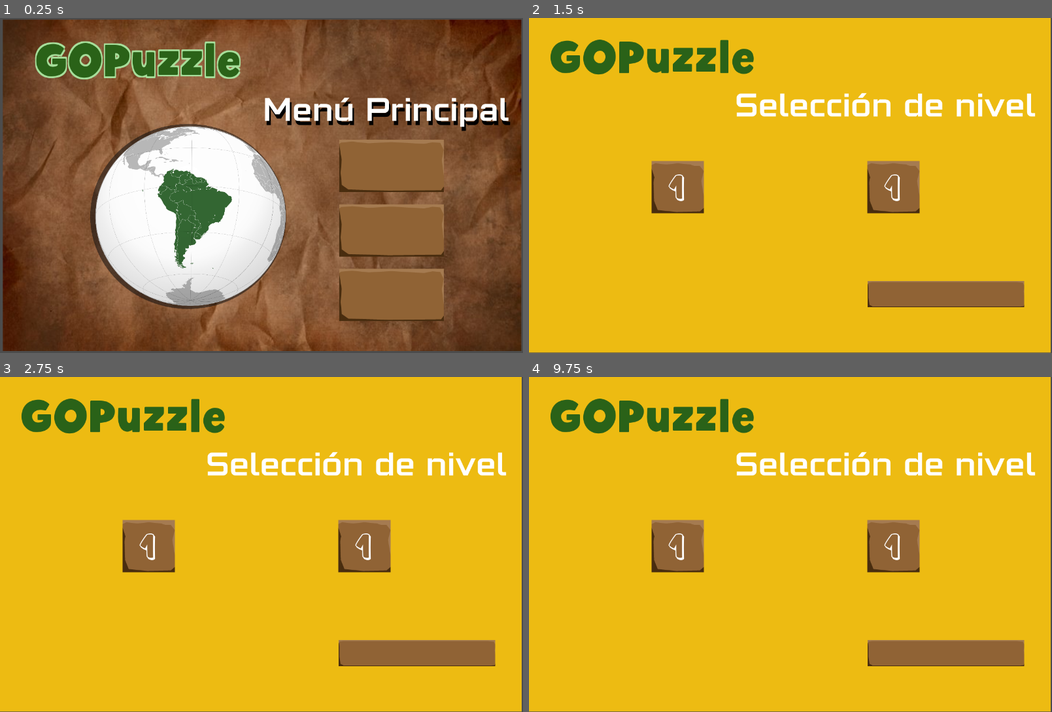
Above: before the commit, frames 1-4 (two rows, left to right).
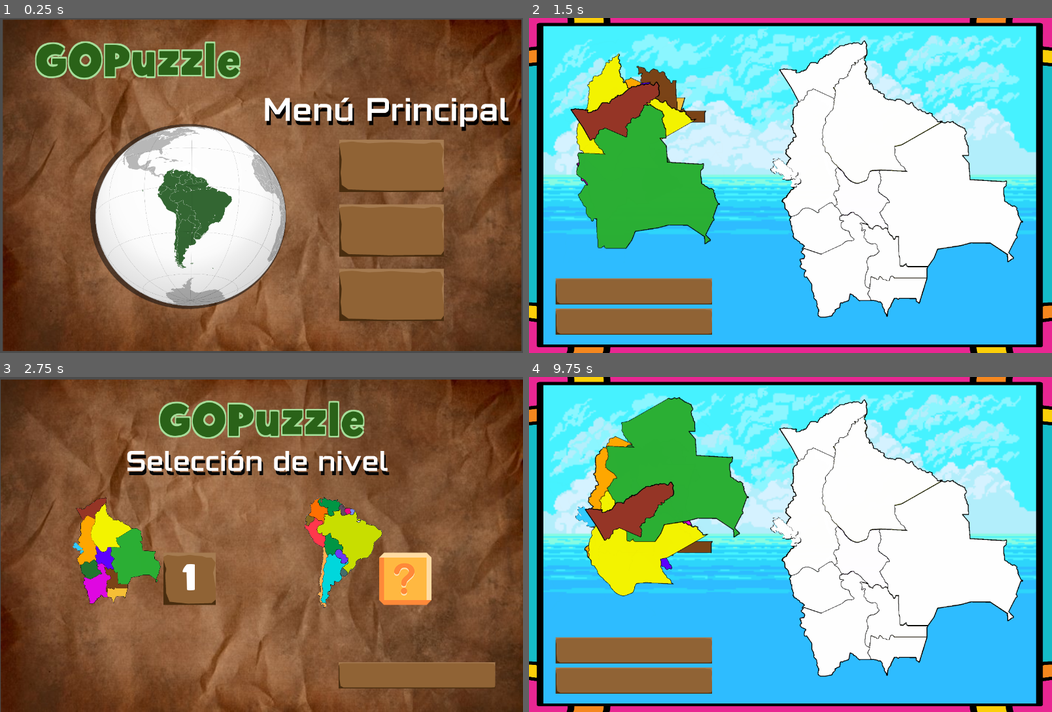
Above: after the commit, the same moments.

Repository: RyuYii/INF-281_Proyecto1
Game: Godot game, scene res://Menus/MainMenu.tscn
The game is run twice, just before and just after one commit, with the same random seed, the same clock (stepped at 60 frames per second) and the same inputs.
Inputs (mouse positions are in pixels of both pictures, inside the frame that each line leads up to):
- Up to frame 1 (0.25 s): no input
- Up to frame 2 (1.5 s): click "Jugar" at 0.5 s; click "1" at 1.25 s
- Up to frame 3 (2.75 s): click (104, 651) at 2 s, where only the run after the commit has a clickable "Volver a Selección de nivel"
- Up to frame 4 (9.75 s): click "1" at 2.75 s; click "Volver al Menú Principal" at 3.5 s; click "Jugar" at 4.25 s; click "Volver al Menú Principal" at 5 s; click "Créditos" at 5.75 s; click "Volver al Menú Principal" at 6.5 s; click "Créditos" at 7.25 s; click "Volver al Menú Principal" at 8 s; click "Jugar" at 8.75 s; click "1" at 9.5 s

The runs differ from the first frame. In frame 2, 99% of the frame differs, in the area x 0-100%, y 0-100%; in frame 3, 97%; in frame 4, 99%.
Error before the commit: Parse Error: The identifier "Global" isn't declared in the current scope. (res://Menus/Nivel_1.gd:10)

Commit message:
Cambios es los audios (desactivando loop), ortografía, seleccion de niveles

Diff:
--- a/Code/Level1.gd
+++ /dev/null
@@ -1,7 +0,0 @@
-extends Node2D
-
-export var level_int = 1
-
-func _ready():
-	if level_int >=Global.current_level:
-		Global.current_level += 1
--- a/Code/Menus/MainMenu.gd
+++ b/Code/Menus/MainMenu.gd
@@ -8,7 +8,9 @@
 
 # Called when the node enters the scene tree for the first time.
 func _ready():
-	pass # Replace with function body.
+	#Le agregamos musica al Menú Principal
+	SonidoM.get_node("MusicM").stream = load("res://src/Audios_Menu/musica _del_menu.ogg")
+	SonidoM.get_node("MusicM").play()
 
 
 # Called every frame. 'delta' is the elapsed time since the previous frame.
--- a/Code/Menus/MainMenu.tscn
+++ b/Code/Menus/MainMenu.tscn
@@ -128,7 +128,6 @@
 margin_right = 1697.46
 margin_bottom = 297.13
 custom_fonts/font = SubResource( 4 )
-custom_colors/font_color = Color( 1, 1, 0.996078, 1 )
 custom_colors/font_color_shadow = Color( 0, 0, 0, 1 )
 custom_constants/shadow_offset_x = 4
 custom_constants/shadow_offset_y = 10
--- a/Code/Menus/Nivel_1.tscn
+++ b/Code/Menus/Nivel_1.tscn
@@ -2,7 +2,7 @@
 
 [ext_resource path="res://GUI/block_UI_blank@2x.png" type="Texture" id=1]
 [ext_resource path="res://GUI/desbloqueado.png" type="Texture" id=2]
-[ext_resource path="res://src/fonts/Professor Marbles 1_PersonalUseOnly.ttf" type="DynamicFontData" id=3]
+[ext_resource path="res://src/fonts/Kid Games.ttf" type="DynamicFontData" id=3]
 [ext_resource path="res://Menus/Nivel_1.gd" type="Script" id=4]
 
 [sub_resource type="DynamicFont" id=1]
--- a/Code/Menus/Seleccion_nivel.tscn
+++ b/Code/Menus/Seleccion_nivel.tscn
@@ -1,44 +1,43 @@
 [gd_scene load_steps=12 format=2]
 
 [ext_resource path="res://Menus/Nivel_1.tscn" type="PackedScene" id=1]
-[ext_resource path="res://src/fonts/Hamberger-Bold.ttf" type="DynamicFontData" id=2]
+[ext_resource path="res://Menus/logo.tscn" type="PackedScene" id=2]
 [ext_resource path="res://src/fonts/Armstrong.otf" type="DynamicFontData" id=3]
 [ext_resource path="res://src/fonts/Balbaleo.otf" type="DynamicFontData" id=4]
+[ext_resource path="res://src/img/fondo menu.jpg" type="Texture" id=5]
 [ext_resource path="res://Menus/Seleccion_nivel.gd" type="Script" id=6]
 [ext_resource path="res://GUI/block_UI_six.png" type="Texture" id=7]
-[ext_resource path="res://GUI/mapa_sud.png" type="Texture" id=8]
-[ext_resource path="res://GUI/map-bolivia.png" type="Texture" id=10]
+[ext_resource path="res://src/img/fondo.png" type="Texture" id=8]
+[ext_resource path="res://src/img/Image2/fondo.png" type="Texture" id=9]
 
-[sub_resource type="DynamicFont" id=2]
-size = 80
+[sub_resource type="DynamicFont" id=1]
+size = 70
 font_data = ExtResource( 3 )
 
 [sub_resource type="DynamicFont" id=3]
-size = 120
-font_data = ExtResource( 2 )
-
-[sub_resource type="DynamicFont" id=4]
 size = 30
 font_data = ExtResource( 4 )
 
 [node name="Seleccion_nivel" type="CanvasLayer"]
 script = ExtResource( 6 )
 
-[node name="ColorRect" type="ColorRect" parent="."]
-margin_right = 1277.0
-margin_bottom = 819.0
-color = Color( 0.933333, 0.737255, 0.0745098, 1 )
-__meta__ = {
-"_edit_use_anchors_": false
-}
+[node name="fondo menu" type="Sprite" parent="."]
+position = Vector2( 641.689, 412.696 )
+scale = Vector2( 1.80124, 1.8326 )
+texture = ExtResource( 5 )
+
+[node name="Bolivia" type="Sprite" parent="."]
+position = Vector2( 292.335, 422.423 )
+scale = Vector2( 0.245541, 0.270494 )
+texture = ExtResource( 8 )
 
 [node name="GridContainer2" type="GridContainer" parent="."]
-margin_left = 300.0
-margin_top = 350.0
-margin_right = 1500.0
-margin_bottom = 1147.0
+margin_left = 400.0
+margin_top = 430.0
+margin_right = 1600.0
+margin_bottom = 1227.0
 custom_constants/hseparation = 400
-columns = 4
+columns = 2
 __meta__ = {
 "_edit_use_anchors_": false
 }
@@ -53,34 +52,26 @@
 level_proyect_dir = "res://scenes/Mesa2.tscn"
 
 [node name="Titulo" type="Label" parent="."]
-margin_left = 412.703
-margin_top = 181.169
-margin_right = 1332.7
-margin_bottom = 286.169
-custom_fonts/font = SubResource( 2 )
+margin_left = 168.619
+margin_top = 177.219
+margin_right = 1088.62
+margin_bottom = 282.219
+custom_fonts/font = SubResource( 1 )
+custom_colors/font_color = Color( 1, 0.996078, 0.996078, 1 )
+custom_colors/font_color_shadow = Color( 0.0313726, 0.0313726, 0.0313726, 1 )
+custom_constants/shadow_offset_x = 4
+custom_constants/shadow_offset_y = 10
 text = "Selección de nivel"
 align = 1
 __meta__ = {
 "_edit_use_anchors_": false
 }
 
-[node name="logo" type="Label" parent="."]
-margin_left = 48.9921
-margin_top = 49.7225
-margin_right = 553.992
-margin_bottom = 170.722
-custom_fonts/font = SubResource( 3 )
-custom_colors/font_color = Color( 0.168627, 0.388235, 0.0980392, 1 )
-text = "GOPuzzle"
-__meta__ = {
-"_edit_use_anchors_": false
-}
-
 [node name="TextureButton" type="TextureButton" parent="."]
 margin_left = 828.397
-margin_top = 644.114
+margin_top = 698.086
 margin_right = 1596.4
-margin_bottom = 844.114
+margin_bottom = 898.086
 texture_normal = ExtResource( 7 )
 __meta__ = {
 "_edit_use_anchors_": false
@@ -100,14 +91,14 @@
 "_edit_use_anchors_": false
 }
 
-[node name="map-bolivia" type="Sprite" parent="."]
-visible = false
-position = Vector2( 218.412, 451.171 )
-scale = Vector2( 1.28583, 1.29966 )
-texture = ExtResource( 10 )
+[node name="LogoContainer" parent="." instance=ExtResource( 2 )]
+margin_left = -373.477
+margin_top = 2.99662
+margin_right = 374.523
+margin_bottom = 235.997
 
-[node name="mapa_sud" type="Sprite" parent="."]
-visible = false
-position = Vector2( 627.45, 394.236 )
-texture = ExtResource( 8 )
+[node name="fondo" type="Sprite" parent="."]
+position = Vector2( 833.239, 424.439 )
+scale = Vector2( 0.364059, 0.397194 )
+texture = ExtResource( 9 )
 [connection signal="pressed" from="TextureButton" to="." method="_on_TextureButton_pressed"]
--- a/Code/default_bus_layout.tres
+++ /dev/null
@@ -1,21 +0,0 @@
-[gd_resource type="AudioBusLayout" format=2]
-
-[resource]
-bus/1/name = "audio_menu"
-bus/1/solo = false
-bus/1/mute = false
-bus/1/bypass_fx = false
-bus/1/volume_db = 0.464998
-bus/1/send = "Master"
-bus/2/name = "audios_B"
-bus/2/solo = false
-bus/2/mute = false
-bus/2/bypass_fx = false
-bus/2/volume_db = 0.0
-bus/2/send = "Master"
-bus/3/name = "audios_S"
-bus/3/solo = false
-bus/3/mute = false
-bus/3/bypass_fx = false
-bus/3/volume_db = 0.0
-bus/3/send = "Master"
--- a/Code/default_env.tres
+++ /dev/null
@@ -1,7 +0,0 @@
-[gd_resource type="Environment" load_steps=2 format=2]
-
-[sub_resource type="ProceduralSky" id=1]
-
-[resource]
-background_mode = 2
-background_sky = SubResource( 1 )
--- a/Code/project.godot
+++ b/Code/project.godot
@@ -19,6 +19,15 @@
 run/main_scene="res://Menus/MainMenu.tscn"
 config/icon="res://icon.png"
 
+[audio]
+
+default_bus_layout=""
+
+[autoload]
+
+Global="*res://Singleton/Global.gd"
+SonidoM="*res://Singleton/SonidoM.tscn"
+
 [display]
 
 window/size/width=1280
@@ -28,4 +37,3 @@
 
 vram_compression/import_etc=true
 vram_compression/import_etc2=false
-environment/default_environment="res://default_env.tres"
--- a/Code/scenes/Dialog_box.tscn
+++ b/Code/scenes/Dialog_box.tscn
@@ -52,10 +52,10 @@
 [node name="Dialog_box" type="Control"]
 anchor_right = 1.0
 anchor_bottom = 1.0
-margin_left = -0.529724
-margin_top = -0.529732
-margin_right = -0.529785
-margin_bottom = -0.529724
+margin_left = 3.67194
+margin_top = 0.325417
+margin_right = 3.67188
+margin_bottom = 0.325439
 script = ExtResource( 2 )
 __meta__ = {
 "_edit_use_anchors_": false
--- a/Code/scenes/Imagen.tscn
+++ b/Code/scenes/Imagen.tscn
@@ -121,7 +121,4 @@
 
 [node name="Timer" type="Timer" parent="."]
 one_shot = true
-
-[node name="LP_Cur1" type="AudioStreamPlayer" parent="."]
-bus = "audios_B"
 [connection signal="timeout" from="Timer" to="." method="_on_Timer_timeout"]
--- a/Code/scenes/Mesa.tscn
+++ b/Code/scenes/Mesa.tscn
@@ -24,27 +24,27 @@
 texture = ExtResource( 3 )
 
 [node name="back" type="Sprite" parent="Sprite"]
-position = Vector2( -4.97089, -3.05701 )
-scale = Vector2( 5.91213, 12.5623 )
+position = Vector2( -6.19762, 1.28877 )
+scale = Vector2( 5.91852, 12.6178 )
 texture = ExtResource( 6 )
 
 [node name="Imagen" parent="." instance=ExtResource( 1 )]
 position = Vector2( 469.069, 30.7989 )
 
 [node name="Area" type="Control" parent="."]
-margin_left = 258.194
-margin_top = 276.788
-margin_right = 403.194
-margin_bottom = 556.788
+margin_left = 220.818
+margin_top = 194.028
+margin_right = 365.818
+margin_bottom = 474.028
 __meta__ = {
 "_edit_use_anchors_": false
 }
 
 [node name="VBoxContainer" type="VBoxContainer" parent="."]
-margin_left = 855.0
-margin_top = 36.3376
-margin_right = 1239.0
-margin_bottom = 174.338
+margin_left = 63.7695
+margin_top = 637.409
+margin_right = 447.77
+margin_bottom = 775.409
 custom_constants/separation = 10
 __meta__ = {
 "_edit_use_anchors_": false
@@ -87,5 +87,8 @@
 __meta__ = {
 "_edit_use_anchors_": false
 }
+
+[node name="Aplausos" type="AudioStreamPlayer" parent="."]
+bus = "SFX"
 [connection signal="pressed" from="VBoxContainer/Volver_Selec_Nivel" to="." method="_on_Volver_Selec_Nivel_pressed"]
 [connection signal="pressed" from="VBoxContainer/Volver_Menu" to="." method="_on_Volver_Menu_pressed"]
--- a/Code/scenes/Mesa2.tscn
+++ b/Code/scenes/Mesa2.tscn
@@ -24,27 +24,27 @@
 texture = ExtResource( 2 )
 
 [node name="back" type="Sprite" parent="."]
-position = Vector2( 641.211, 410.696 )
-scale = Vector2( 3.1135, 3.13574 )
+position = Vector2( 641.211, 409.361 )
+scale = Vector2( 3.1135, 3.12462 )
 texture = ExtResource( 6 )
 
 [node name="Imagen2" parent="." instance=ExtResource( 1 )]
 position = Vector2( 510.242, 5.90418 )
 
 [node name="Area" type="Control" parent="."]
-margin_left = 290.535
-margin_top = 297.841
-margin_right = 377.535
-margin_bottom = 503.841
+margin_left = 279.31
+margin_top = 196.819
+margin_right = 366.31
+margin_bottom = 402.819
 __meta__ = {
 "_edit_use_anchors_": false
 }
 
 [node name="VBoxContainer" type="VBoxContainer" parent="."]
-margin_left = 90.7691
-margin_top = 608.687
-margin_right = 474.769
-margin_bottom = 740.687
+margin_left = 66.0749
+margin_top = 628.891
+margin_right = 450.075
+margin_bottom = 760.891
 __meta__ = {
 "_edit_use_anchors_": false
 }
--- a/Code/scripts/Imagen.gd
+++ b/Code/scripts/Imagen.gd
@@ -57,10 +57,10 @@
 		}
 		},
 	'3': {
-		'titulo': 'Potosi',
+		'titulo': 'Potosí',
 		'datos': [
 			['El salar de Uyuni es el mayor desierto de sal continuo y alto del mundo, con una superficie de 10.582 km².​ Está situado a unos 3.650 msnm en el suroeste de Bolivia, en la provincia de Daniel Campos, en el departamento de Potosí, dentro de la región altiplánica de la cordillera de los Andes.',
-				"res://src/img/data/nivel1/PT1.png"],
+				"res://src/img/data/nivel1/PT4.png"],
 			['La casa de la moneda. Es una entidad cultural del Estado, que tiene por finalidad rescatar, proteger, custodiar, c …(190 unchanged characters)…
 				"res://src/img/data/nivel1/PT2.png"]
 				],
@@ -111,12 +111,12 @@
 	'5': {
 		'titulo': 'Chuquisaca',
 		'datos': [
-			['El Pujllay es una danza típica del departamento de Chuq …(188 unchanged characters)… undidad, esta celebración se realiza en Febrero o Marzo, y se caracteriza por su música y vestimenta típica correspondiente a la región Yamparaez.',
+			['El Pujllay es una danza típica del departamento de Chuq …(188 unchanged characters)… undidad, esta celebración se realiza en febrero o marzo, y se caracteriza por su música y vestimenta típica correspondiente a la región Yamparáez.',
 				"res://src/img/data/nivel1/CH1.png"],
 			['El área que envuelve a Sucre es de gran importancia paleontológica. A sólo 5.5 km de la localidad de Chuquisaca se halla Cal Orcko, uno de los descubrimientos paleolíticos más significativos del mundo.',
 				"res://src/img/data/nivel1/CH2.png"]
 				],
-		'preguntas':['Danza tipica del departamento de Chuquisaca',
+		'preguntas':['Danza típica del departamento de Chuquisaca',
 			'¿En qué departamento se encuentra el Área de gran importancia paleontológica ‘Cal Orcko’?'],
 		'imagenes':[
 			[	"res://src/img/data/nivel1/1er_NIVEL_Eval/CH_danza1_1.png",
@@ -215,7 +215,7 @@
 	'9': {
 		'titulo': 'Pando',
 		'datos': [
-			['La bandera del departamento de Pando es bicolor con dos franjas del mismo en la parte superior es blanco y en la inferior es verde esmeralda.',
+			['La bandera del departamento de Pando es bicolor con dos franjas del mismo, en la parte superior es blanco y en la inferior es verde esmeralda.',
 				"res://src/img/data/nivel1/PD1.png"],
 			['El monumento a los Héroes de Bahía de Tres Cabezas se encuentra en la capital de Pando, Cobija. Este monumento hac …(192 unchanged characters)…
 				"res://src/img/data/nivel1/PD2.png"]
@@ -280,8 +280,9 @@
 	var derecha_abajo = Vector2(col_pos_ini.x, col_pos_ini.y)
 
 	#Le agregamos musica al nivel
-	SonidoM.get_node("MusicM").stream = load("res://src/Audios/sonido_ambiente_de_los_niveles.ogg")
+	SonidoM.get_node("MusicM").stream = load("res://src/Audios_Menu/sonido_ambiente_de_los_niveles.ogg")
 	SonidoM.get_node("MusicM").play()
+
 
 	# warning-ignore:unused_variable
 	for i in range(0, piezas.x * piezas.y):
@@ -387,12 +388,20 @@
 	var test = preload("res://scenes/evaluacion/Resultado.tscn").instance()
 	if opcion == elemento:
 		print('correcto')
+		#sonido bien
+		SonidoM.get_node("MusicM").stream = load("res://src/Audios_Menu/correcto.ogg")
+		SonidoM.get_node("MusicM").play()
+
 		get_parent().add_child(test)
 		nota_nivel+=1
 		#var lugar = Vector2(640,410)
 		#test.set_global_position(lugar)
 	else:
 		print('incorrecto')
+		#sonido incorrecto
+		SonidoM.get_node("MusicM").stream = load("res://src/Audios_Menu/error.ogg")
+		SonidoM.get_node("MusicM").play()
+
 		test.get_node("Sprite").texture = load("res://src/img/evaluacion/mal.png")
 		get_parent().add_child(test)
 		#var lugar = Vector2(640,410)
--- a/Code/scripts/Imagen2.gd
+++ b/Code/scripts/Imagen2.gd
@@ -7,12 +7,12 @@
 	'1': {
 		'titulo': 'Guayana Francesa',
 		'datos': [
-			['Las playas, No esperes playas de arena blanca y aguas turquesas en la Guayana francesa; sino, más bien, playas de arena negra y aguas marrones de aspecto turbulento. El motivo es que, en las costas, desembocan tantos ríos que el agua del mar está revuelta y llena de sedimentos.',
+			['Las playas, No esperes playas de arena blanca y aguas turquesas en la Guayana Francesa; sino, más bien, playas de arena negra y aguas marrones de aspecto turbulento. El motivo es que, en las costas, desembocan tantos ríos que el agua del mar está revuelta y llena de sedimentos.',
 				"res://src/img/data/nivel3/GUF1.jpg"],
-			['El centro espacial de la Guayana francesa, Desde el centro espacial de Kourou se lanzan el 80% de los satélites que orbitan la Tierra. El hecho de ser una zona libre de ciclones y movimientos sísmicos facilita este hecho.',
+			['El centro espacial de la Guayana Francesa, Desde el centro espacial de Kourou se lanzan el 80% de los satélites que orbitan la Tierra. El hecho de ser una zona libre de ciclones y movimientos sísmicos facilita este hecho.',
 				"res://src/img/data/nivel3/GUF2.jpg"]
 				],
-		'preguntas':['Encuentra las playas de Guyana francesa.',
+		'preguntas':['Encuentra las playas de Guayana Francesa.',
 			'¿Qué país tiene el centro espacial Kourou?'],
 		'imagenes':[
 			[	"res://src/img/data/nivel3/Q/image5.png",
@@ -39,7 +39,7 @@
 				"res://src/img/data/nivel3/SU2.jpg"]
 				],
 		'preguntas':[
-				'Elige ¿cual es la ciudad de Paramaribo?',
+				'Elige ¿cuál es la ciudad de Paramaribo?',
 				'¿Cuál es el país más chico de sudamérica?'
 			],
 		'imagenes':[
@@ -62,7 +62,7 @@
 		}
 		},
 	'3': {
-		'titulo': 'Guayana',
+		'titulo': 'Guyana',
 		'datos': [
 			['El escudo de las Guayanas, también llamado “el macizo guayanés”, es una de las formaciones rocosas más antiguas del mundo, con más de 1.700 millones de años. Guyana comparte este escudo con Venezuela, Brasil y Surinam. Es uno de los atractivos turísticos más codiciados del país.',
 				"res://src/img/data/nivel3/GUA1.png"],
@@ -95,9 +95,9 @@
 	'4': {
 		'titulo': 'Venezuela',
 		'datos': [
-			['El salto del ángel, la cascada ininterrumpida más alta del mundo, se encuentra en Venezuela. Con una altura de 3,212 pies es aproximadamente 15 veces más …(151 unchanged characters)…
+			['El salto del ángel, la cascada ininterrumpida más alta del mundo, se encuentra en Venezuela. Con una altura de 3.212 pies es aproximadamente 15 veces más …(151 unchanged characters)…
 				"res://src/img/data/nivel3/VE1.jpg"],
-			['La Arepa, el mejor desayuno que podrás comer, Los venezolanos comen arepas por lo menos una vez a la semana. La verdad es que la gente en Venezuela come arepas no sólo para el desayuno, sino para el almuerzo, la cena y el aperitivo también.',
+			['La Arepa, el mejor desayuno que podrás comer, Los venezolanos comen arepas por lo menos una vez a la semana. La verdad es que la gente en Venezuela come arepas no solo para el desayuno, sino para el almuerzo, la cena y el aperitivo también.',
 				"res://src/img/data/nivel3/VE2.jpg"]
 				],
 		'preguntas':[
@@ -157,7 +157,7 @@
 	'6': {
 		'titulo': 'Ecuador',
 		'datos': [
-			['Chimborazo es uno de los volcanes más famosos y el punto más alto de Ecuador con 6310 msnm, que además es el punto más cercano al Sol de la Tierra.',
+			['Chimborazo es uno de los volcanes más famosos y el punto más alto de Ecuador con 6.310 msnm, que además es el punto más cercano al Sol de la Tierra.',
 				"res://src/img/data/nivel3/EC1.jpg"],
 			['En Ecuador se come Cuy, una de las comidas más exóticas de América Latina. Te sorprenderá saber que es un conejillo de indias o cobaya cocinado en guiso, al palo, al horno o frito. ¿Te atreverías a probarlo?',
 				"res://src/img/data/nivel3/EC2.jpg"]
@@ -186,9 +186,9 @@
 		}
 		},
 	'7': {
-		'titulo': 'Peru',
-		'datos': [
-			['Machu Picchu, o como dirían los incas, montaña vieja es uno de estos lugares. Se dice que es tan especial que fue declarado Patrimonio en 1983 y pertenece a la región de Cusco.',
+		'titulo': 'Perú',
+		'datos': [
+			['Machu Picchu, o como dirían los incas "montaña vieja". Se dice que es tan especial que fue declarado Patrimonio en 1983 y pertenece a la región de Cusco.',
 				"res://src/img/data/nivel3/PE1.jpg"],
 			['El Cañón de Cotahuasi de Perú, lo más seguro es que conozcas el Gran Cañón de EE.UU. y pienses que es el más profundo. Sin embargo, no es así, el Cañón de Cotahuasi es dos veces más profundo.',
 				"res://src/img/data/nivel3/PE2.jpg"]
@@ -230,8 +230,8 @@
 			],
 		'imagenes':[
 				["res://src/img/data/nivel3/Q/image39.png",
-				"res://src/img/data/nivel3/Q/image14.png",
-				"res://src/img/data/nivel3/Q/image15.png"],
+				"res://src/img/data/nivel3/Q/image15.png",
+				"res://src/img/data/nivel3/Q/image14.png"],
 				["res://src/img/data/nivel3/Q/image46.png",
 				"res://src/img/data/nivel3/Q/image31.png",
 				"res://src/img/data/nivel3/Q/image33.png"]
@@ -349,8 +349,8 @@
 				"res://src/img/data/nivel3/AR2.jpg"]
 				],
 		'preguntas':[
-				'Indica cuál es el río de la plata',
-				'Indicar ¿Cuál es el tren del fin del mundo?'
+				'Indica ¿cuál es el río de la plata?',
+				'Indicar ¿cuál es el tren del fin del mundo?'
 			],
 		'imagenes':[
 				["res://src/img/data/nivel3/Q/image31.png",
@@ -376,7 +376,7 @@
 		'datos': [
 			['Chile tiene la piscina más larga del mundo, ubicada en la ciudad costera de Algarrobo, que equivale a la longitud de 20 piscinas olímpicas convirtiéndola en un Récord Guinness a nivel mundial.',
 				"res://src/img/data/nivel3/CHI1.jpg"],
-			['La momia más antigua del mundo fue encontrada en Chile. …(116 unchanged characters)… to de Atacama, que data entre los años 5050 y 3000 AC, lo que significa que la gente de …(72 unchanged characters)…
+			['La momia más antigua del mundo fue encontrada en Chile. …(116 unchanged characters)… to de Atacama, que data entre los años 5.050 y 3.000 AC, lo que significa que la gente de …(72 unchanged characters)…
 				"res://src/img/data/nivel3/CHI2.jpg"]
 				],
 		'preguntas':[
@@ -444,7 +444,7 @@
 	var derecha_abajo = Vector2(col_pos_ini.x, col_pos_ini.y)
 
 	#Le agregamos musica la nivel
-	SonidoM.get_node("MusicM").stream = load("res://src/Audios/sonido_ambiente_de_los_niveles.ogg")
+	SonidoM.get_node("MusicM").stream = load("res://src/Audios_Menu/sonido_ambiente_de_los_niveles.ogg")
 	SonidoM.get_node("MusicM").play()
 
 	# warning-ignore:unused_variable
@@ -537,6 +537,8 @@
 		#opcion3
 		test.get_node("NinePatchRect/opt3/img").set_texture(load(data[Q[0]]['imagenes'][Q[1]][2]))
 
+		#audio
+		test.get_node("AudioTest").stream = load(data[Q[0]]['sounds']['test'][Q[1]])
 		get_parent().add_child(test)
 		var lugar = Vector2(640,410)
 		test.set_global_position(lugar)
@@ -551,12 +553,21 @@
 	var test = preload("res://scenes/evaluacion/Resultado.tscn").instance()
 	if opcion == elemento:
 		print('correcto')
+		#sonido bien
+		SonidoM.get_node("MusicM").stream = load("res://src/Audios_Menu/correcto.ogg")
+		SonidoM.get_node("MusicM").play()
+
 		get_parent().add_child(test)
 		nota_nivel+=1
+
 		#var lugar = Vector2(640,410)
 		#test.set_global_position(lugar)
 	else:
 		print('incorrecto')
+		#sonido incorrecto
+		SonidoM.get_node("MusicM").stream = load("res://src/Audios_Menu/error.ogg")
+		SonidoM.get_node("MusicM").play()
+
 		test.get_node("Sprite").texture = load("res://src/img/evaluacion/mal.png")
 		get_parent().add_child(test)
 		#var lugar = Vector2(640,410)
@@ -595,8 +606,11 @@
 		if level_int >= Global.current_level:
 			Global.current_level += 1
 
+
 	else:
 		print('reprobado')
+		Global.current_level = 2
+		get_tree().reload_current_scene()
 
 func _on_Timer_timeout():
 	if counter == 4:
--- a/Code/Menus/SonidoM.tscn
+++ b/Code/singleton/SonidoM.tscn
@@ -3,4 +3,5 @@
 [node name="SonidoM" type="Node2D"]
 
 [node name="MusicM" type="AudioStreamPlayer" parent="."]
-volume_db = -15.563
+volume_db = -21.308
+bus = "AudioM"
Not shown: 1 places in Code/Menus/Seleccion_nivel.tscn that only renumber resources
Renamed: Code/Global.gd -> Code/singleton/Global.gd
Binary file changed: Code/src/img/data/nivel3/Q/image10.png
Binary file changed: Code/src/img/data/nivel3/Q/image14.png
Binary file changed: Code/src/img/data/nivel3/Q/image15.png
Binary file changed: Code/src/img/data/nivel3/Q/image16.png
Binary file changed: Code/src/img/data/nivel3/Q/image26.png
Binary file changed: Code/src/img/data/nivel3/Q/image27.png
Binary file changed: Code/src/img/data/nivel3/Q/image32.png
Binary file changed: Code/src/img/data/nivel3/Q/image39.png
Binary file changed: Code/src/img/data/nivel3/Q/image53.png
Binary file changed: Code/src/img/data/nivel3/Q/image64.png
(and 9 more such lines)
